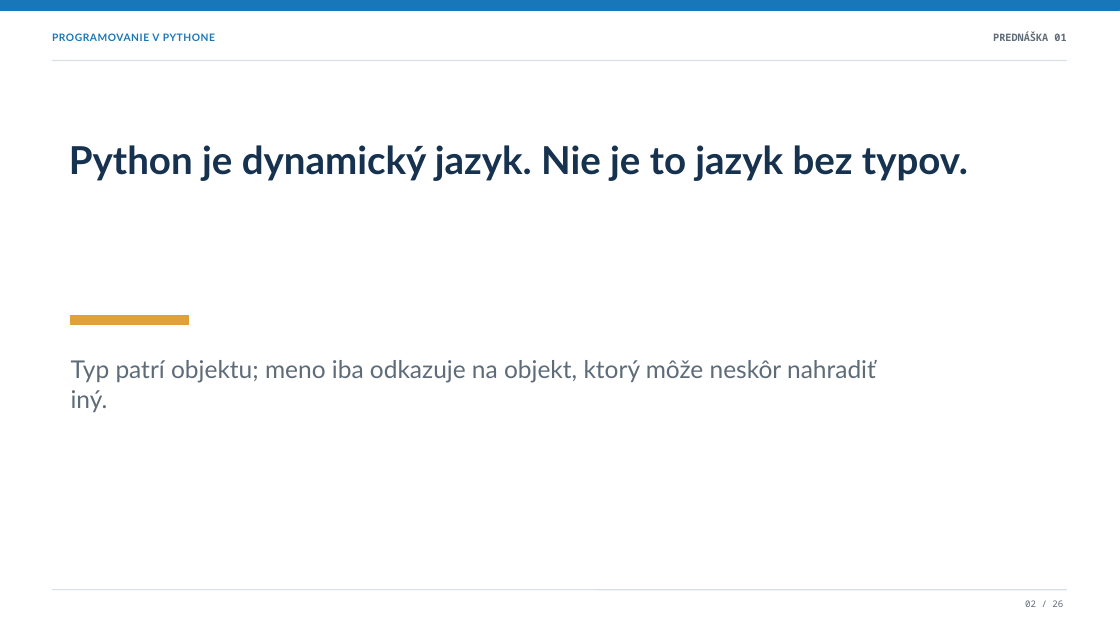
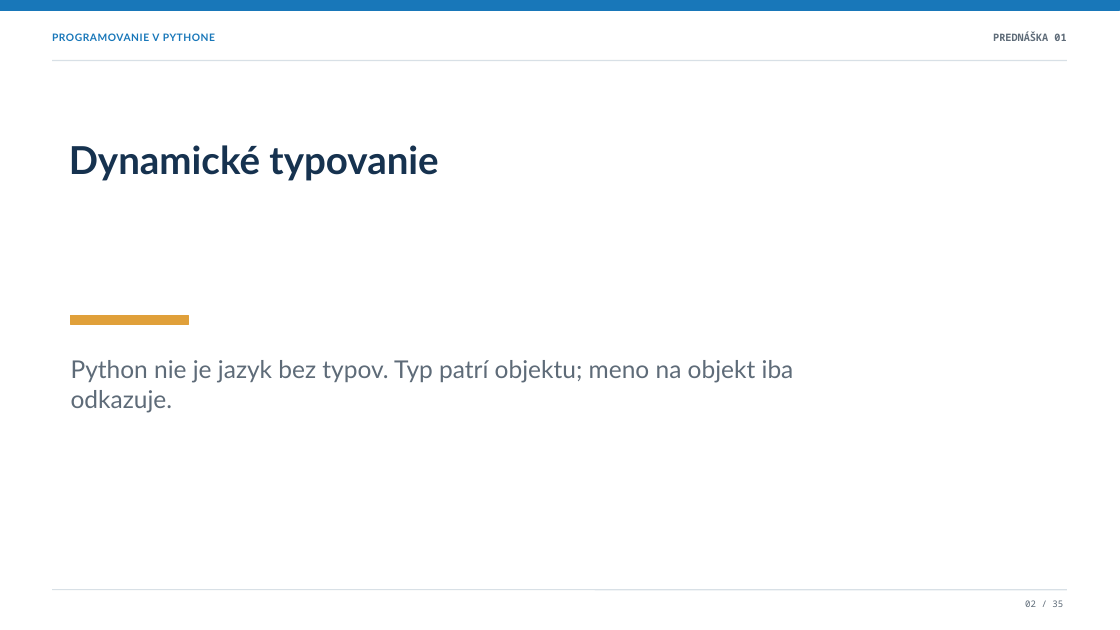
Before and after one commit to marek-horvath/python, a slide deck: slide 2 of presentations/01-uvod-ku-pythonu.sk.pptx. Drawn at 1120x630 pixels with LibreOffice and Linux fonts; fonts in the diff are those of the drawing. Boxes give left, top, right and bottom in pixels: in the first picture for what was removed or moved away, otherwise in the second. Text is boxed around its words. In the diff, an @@ line names an element or a change of style, - is before the commit and + after.

```diff
--- a/presentations/01-uvod-ku-pythonu.sk.pptx
+++ b/presentations/01-uvod-ku-pythonu.sk.pptx
@@ text at [69, 145, 438, 181]: text changed @@
-Python je dynamický jazyk. Nie je to jazyk bez typov.
+Dynamické typovanie
@@ text at [71, 360, 794, 413]: text changed @@
-Typ patrí objektu; meno iba odkazuje na objekt, ktorý môže neskôr nahradiť iný.
+Python nie je jazyk bez typov. Typ patrí objektu; meno na objekt iba odkazuje.
```
Also in this commit, not shown: 17 other slides changed, 17 slides added, 8 slides removed, 2 other files.
